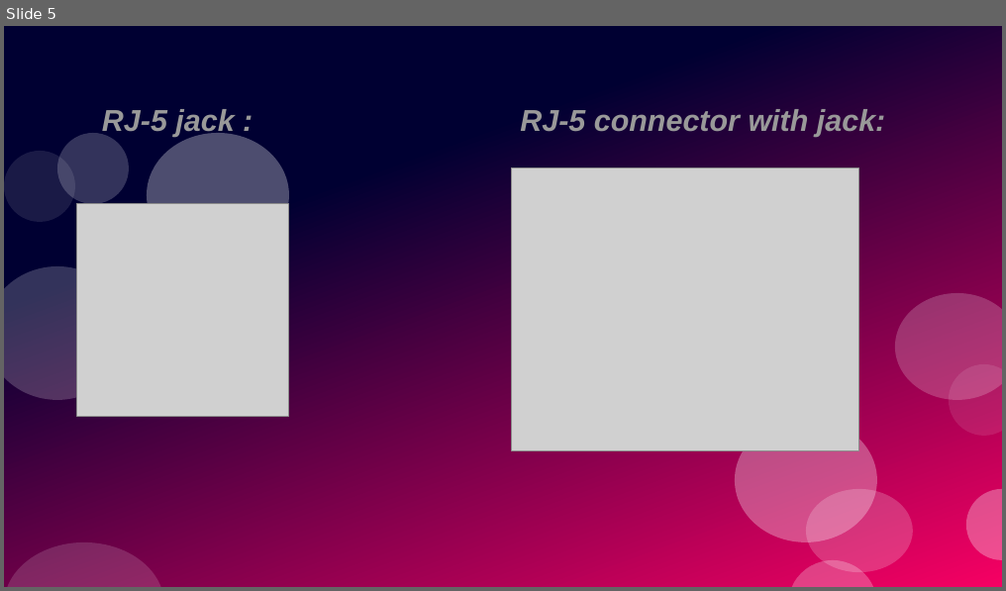
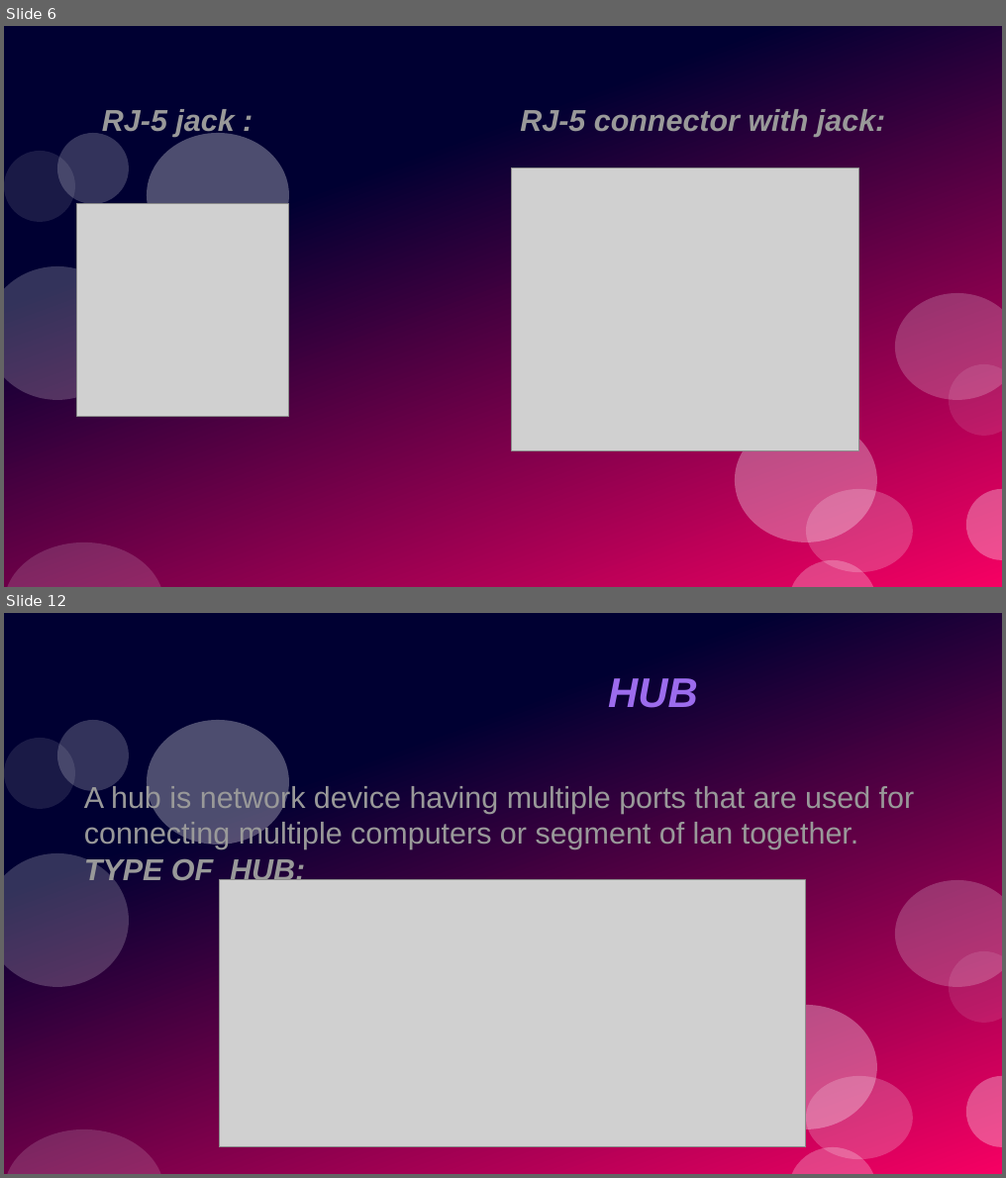
Before and after one commit to rudnesh/school, a slide deck: computer.odp. Shown one above the other, each under a label of ours: slide 5 before the commit, slides 6 and 12 after it; the slides between them are not shown. The pictures are 1006x591 and 1006x1178 pixels, drawn with LibreOffice and Linux fonts; fonts in the diff are those of the drawing; grey boxes stand for pictures. Boxes give left, top, right and bottom in pixels: in the first picture for what was removed or moved away, otherwise in the second. Text is boxed around its words. In the diff, an @@ line names an element or a change of style, - is before the commit and + after.

```diff
--- a/computer.odp
+++ b/computer.odp
@@ slide 12 added at <box>4,613,1002,1174</box>, background #FFFFFF; not listed: 12 template elements that a slide beside it also shows @@
@@ title added at <box>608,678,698,708</box>, 33 pt, text #9C6CED, bold, italic @@
+HUB
@@ text added at <box>84,783,915,886</box>, 24 pt, text #999999 @@
+A hub is network device having multiple ports that are used for connecting multiple computers or segment of lan together.
+TYPE OF HUB:
@@ picture added at <box>220,880,806,1148</box> @@
@@ what was slide 5 is now slide 6 @@
```
Also in this commit, not shown: 4 slides changed, 17 other slides added, 1 slide removed.
